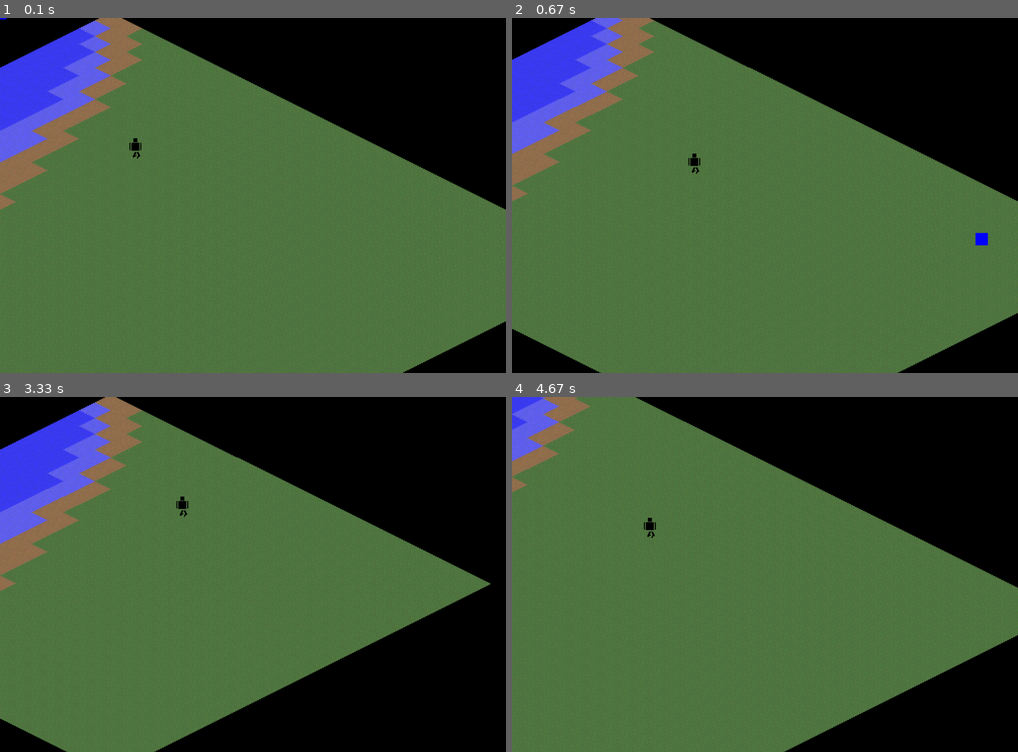
Above: before the commit, frames 1-4 (two rows, left to right).
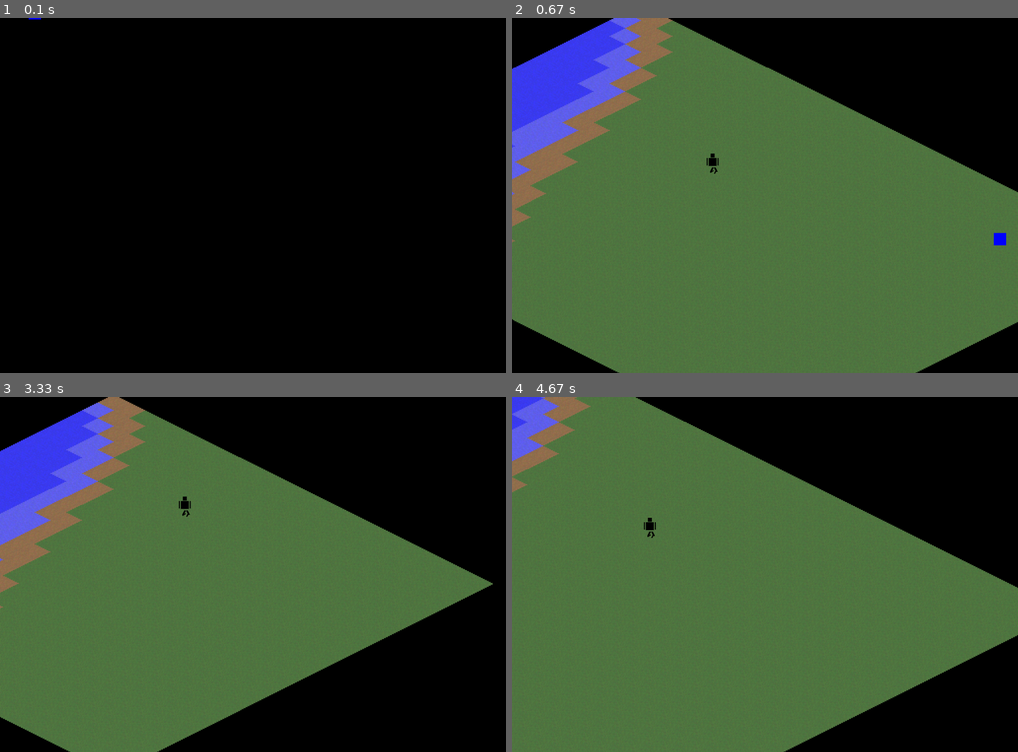
Above: after the commit, the same moments.

Repository: gurb/strategy-rpg-game-with-pygame
Game: pygame game, started from main.py
Two runs of this game, one before a commit and one after it. Both use one fixed random seed, a clock stepped at 60 frames per second and the inputs below.
Inputs:
- Up to frame 1 (0.1 s): no input
- Up to frame 2 (0.67 s): hold D from 0.33 s (still down)
- Up to frame 3 (3.33 s): release D at 0.8 s; hold W 0.83-1.13 s; hold D 1.17-1.63 s; hold A 1.67-2.2 s; hold S 2.23-2.53 s; hold A 2.57-2.97 s; hold W from 3 s (still down)
- Up to frame 4 (4.67 s): release W at 3.37 s; hold D 3.4-4.03 s; hold S 4.07-4.43 s; hold A from 4.47 s (still down)

The runs differ from the first frame. In frame 1, 77% of the frame differs, in the area x 0-100%, y 0-100%; in frame 2, 8.4%; in frame 3, 1.8%; in frame 4, nothing differs.

Commit message:
fixed located map v0.0.1

Diff:
--- a/scripts/building.py
+++ b/scripts/building.py
@@ -34,9 +34,13 @@
         # Check if the rect collided with the mouse pos
         # and if the left mouse button was pressed.
         if buttons[0]:
-            Mouse = pygame.mouse.get_pos()
+            mouse_pos = pygame.mouse.get_pos()
+            pure = mouse_pos[0] // 64
+            mouse_x = pure * 64
+            pure = mouse_pos[1] // 32
+            mouse_y = pure * 32
             print("olustu")
-            Build(self.app.builds_group, Mouse)
+            Build(self.app.builds_group, (mouse_x, mouse_y))
 
     def draw(self):
         for sprite in self.app.builds_group:
--- a/scripts/graphics/texture.py
+++ b/scripts/graphics/texture.py
@@ -64,7 +64,10 @@
 
     iso_pixel = pixel_array.make_surface()
     iso_pixel = pygame.transform.scale(iso_pixel, (64, 32))
+
     iso_pixel.set_colorkey((0,0,0))
+    pygame.image.save(iso_pixel, "iso.png")
+
     if is_rect:
         surf_rect = iso_pixel.get_rect()
         surf_rect.x = pos[0]
--- a/scripts/human.py
+++ b/scripts/human.py
@@ -60,7 +60,8 @@
         # self.image = pygame.transform.scale(self.image, (24,24))
         self.rect = self.image.get_rect()
         self.pos = Vector2(250,250)
-        self.rect.topleft = (250, 250)
+        self.pos.x += (38 * 256)
+        self.rect.topleft = (250, 250 + (38 * 256))
         self.h = 10
 
         self.is_move = False
--- a/scripts/player.py
+++ b/scripts/player.py
@@ -12,6 +12,7 @@
         self.rect.center = pos
         self.vel = Vector2(0,0)
         self.pos = Vector2(pos)
+        self.pos.x += (38 * 256)
         self.is_move = False
         self.h = 100
 
--- a/scripts/tilemap.py
+++ b/scripts/tilemap.py
@@ -36,7 +36,7 @@
         self.groups = chunks_group
         pygame.sprite.Sprite.__init__(self, self.groups)
         self.pos = Vector2(pos[0], pos[1])
-        self.x = (pos[1] * settings["chunk_size"]/2) - (pos[0] * settings["chunk_size"]/2) - settings["tile_size"]/2
+        self.x = (pos[1] * settings["chunk_size"]/2) - (pos[0] * settings["chunk_size"]/2) - settings["tile_size"]/2 + (38 * 256)
         self.y = (pos[1] * settings["chunk_size"]/4) + (pos[0] * settings["chunk_size"]/4)
         self.rect = pygame.Rect(self.x, self.y, settings["chunk_size"], settings["chunk_size"]/2)
         self.collide_visible = False
@@ -65,6 +65,7 @@
         for c_x in range(len_chunks_h):
             key = (c_x, c_y)
             Chunk(chunks_group, key)
+
             chunks[key] = []
 
     for key in chunks:
@@ -105,7 +106,7 @@
     # print(value)
     return value
 
-def generate_map(tile_amount=625, tilesize = TILE_SIZE, freq=0.01, amp=0.5):
+def generate_map(tile_amount=626, tilesize = TILE_SIZE, freq=0.01, amp=0.5):
     tile = None
     map_data = []
     for i in range(tile_amount):
@@ -165,7 +166,7 @@
     for row in mask_chunk(target_pos.x, target_pos.y):
         for pos in row:
             if pos[0] > -1 and pos[1] > -1:
-                scr_x = (pos[1] * settings["chunk_size"]/2) - (pos[0] * settings["chunk_size"]/2) - settings["tile_size"]/2
+                scr_x = (pos[1] * settings["chunk_size"]/2) - (pos[0] * settings["chunk_size"]/2) - settings["tile_size"]/2 + 38 * 256
                 scr_y = (pos[1] * settings["chunk_size"]/4) + (pos[0] * settings["chunk_size"]/4)
                 screen.blit(get_chunk_surface(chunks[pos[0],pos[1]]),
                             (scr_x + camera.offset.x, scr_y + camera.offset.y))
--- a/src/app.py
+++ b/src/app.py
@@ -44,6 +44,7 @@
         self.camera.show_position()
         self.camera.scroll(0.05)
         self.camera.update()
+        self.building.update()
         self.sprites_group.update()
 
     def execute(self):
Binary file changed: scripts/graphics/house.png
Not shown, added: scripts/graphics/Sprite-0001.aseprite
Not shown, added: scripts/graphics/cube.aseprite
Not shown, changed: scripts/graphics/house.aseprite
Not shown, changed: scripts/graphics/isometric.aseprite
